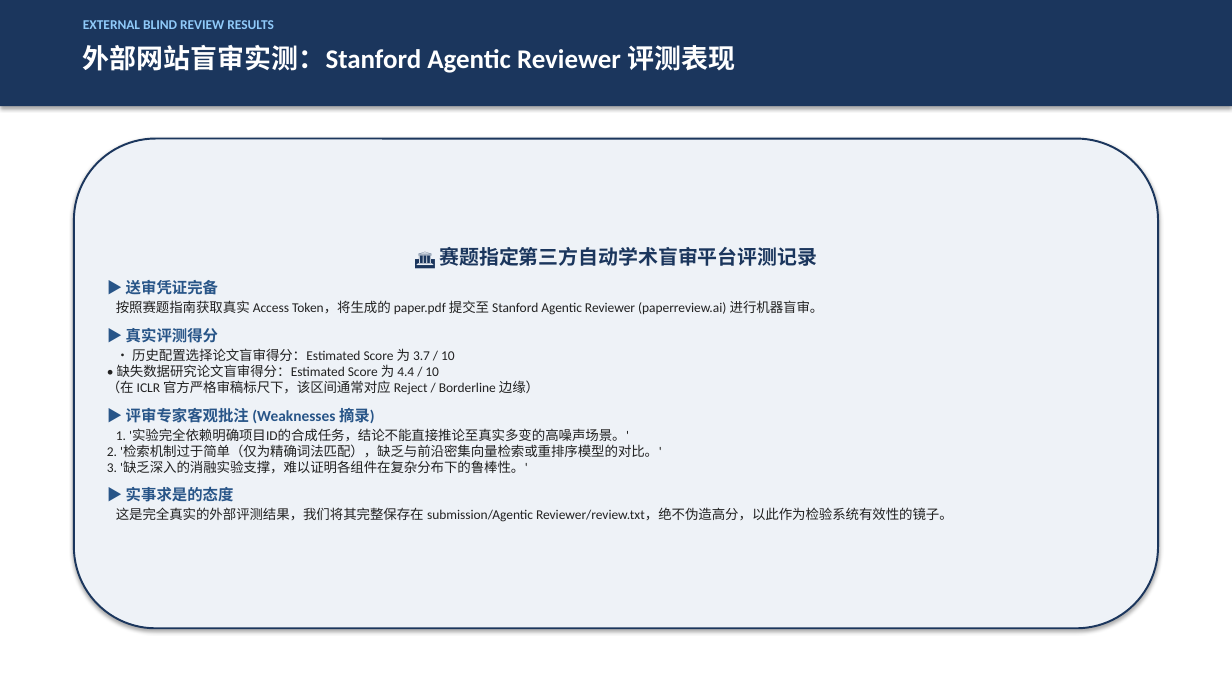
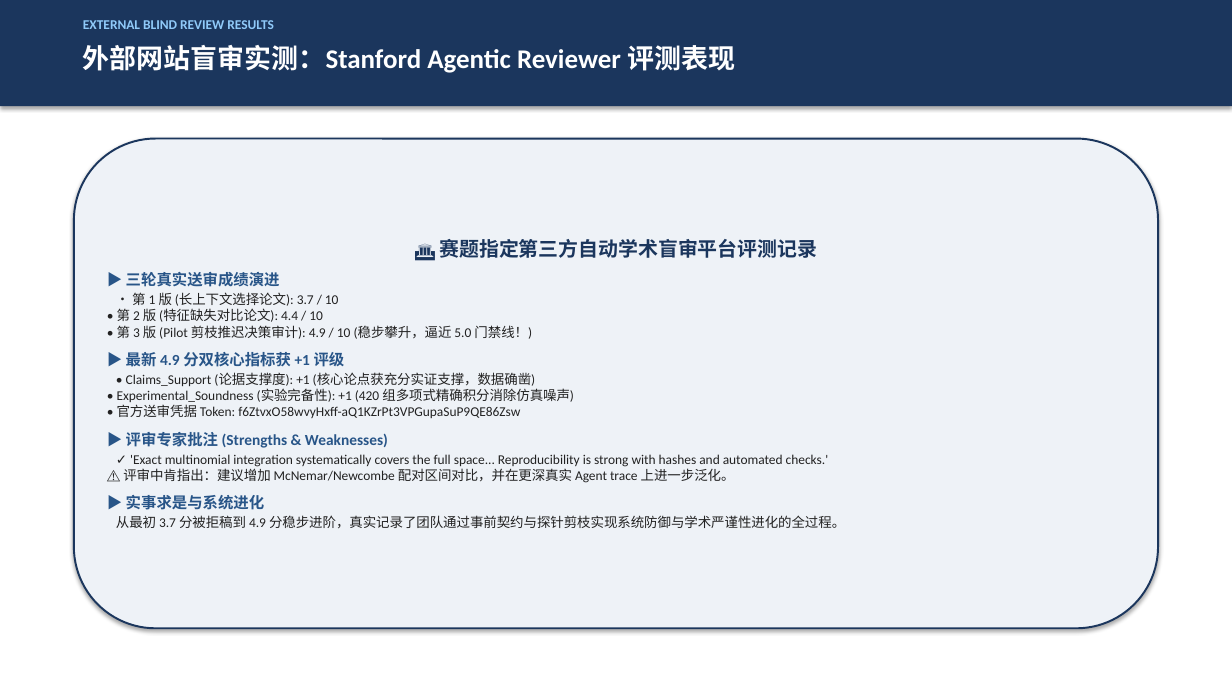
Before and after one commit to MieSheeeep/JiuwenSwarmPaperAgent, a slide deck: slide 7 of docs/第6组项目汇报PPT_终版.pptx. Drawn at 1232x693 pixels with LibreOffice and Linux fonts; fonts in the diff are those of the drawing. Boxes give left, top, right and bottom in pixels: in the first picture for what was removed or moved away, otherwise in the second. Text is boxed around its words. In the diff, an @@ line names an element or a change of style, - is before the commit and + after.

Commit message:
feat: incorporate official 4.9 external review results from paperreview.ai into presentation and deliverable docs

```diff
--- a/docs/第6组项目汇报PPT_终版.pptx
+++ b/docs/第6组项目汇报PPT_终版.pptx
@@ text in rounded rectangle at bbox=[107, 272, 845, 528]: text changed @@
-▶ 送审凭证完备
-按照赛题指南获取真实 Access Token，将生成的 paper.pdf 提交至 Stanford Agentic Reviewer (paperreview.ai) 进行机器盲审。
-▶ 真实评测得分
-• 历史配置选择论文盲审得分：Estimated Score 为 3.7 / 10
-• 缺失数据研究论文盲审得分：Estimated Score 为 4.4 / 10
-（在 ICLR 官方严格审稿标尺下，该区间通常对应 Reject / Borderline 边缘）
-▶ 评审专家客观批注 (Weaknesses 摘录)
-1. '实验完全依赖明确项目ID的合成任务，结论不能直接推论至真实多变的高噪声场景。'
-2. '检索机制过于简单（仅为精确词法匹配），缺乏与前沿密集向量检索或重排序模型的对比。'
-3. '缺乏深入的消融实验支撑，难以证明各组件在复杂分布下的鲁棒性。'
-▶ 实事求是的态度
-这是完全真实的外部评测结果，我们将其完整保存在 submission/Agentic Reviewer/review.txt，绝不伪造高分，以此作为检验系统有效性的镜子。
+▶ 三轮真实送审成绩演进
+• 第 1 版 (长上下文选择论文): 3.7 / 10
+• 第 2 版 (特征缺失对比论文): 4.4 / 10
+• 第 3 版 (Pilot 剪枝推迟决策审计): 4.9 / 10 (稳步攀升，逼近 5.0 门禁线！)
+▶ 最新 4.9 分双核心指标获 +1 评级
+• Claims_Support (论据支撑度): +1 (核心论点获充分实证支撑，数据确凿)
+• Experimental_Soundness (实验完备性): +1 (420 组多项式精确积分消除仿真噪声)
+• 官方送审凭据 Token: f6ZtvxO58wvyHxff-aQ1KZrPt3VPGupaSuP9QE86Zsw
+▶ 评审专家批注 (Strengths & Weaknesses)
+✓ 'Exact multinomial integration systematically covers the full space... Reproducibility is strong with hashes and automated checks.'
+⚠️ 评审中肯指出：建议增加 McNemar/Newcombe 配对区间对比，并在更深真实 Agent trace 上进一步泛化。
+▶ 实事求是与系统进化
+从最初 3.7 分被拒稿到 4.9 分稳步进阶，真实记录了团队通过事前契约与探针剪枝实现系统防御与学术严谨性进化的全过程。
```
Also in this commit, not shown: 5 other files.
